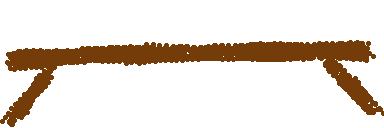
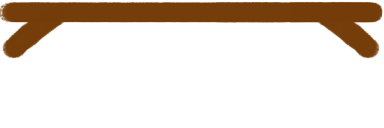
The second 384×128 image is a revision of the first. Changes to its layers:
added layer "Layer 2" above "Layer 1" over [290, 1, 382, 59]
added layer "Layer 1" above "shelf" over [0, 1, 383, 59]
hid "shelf" over [0, 40, 384, 127]
